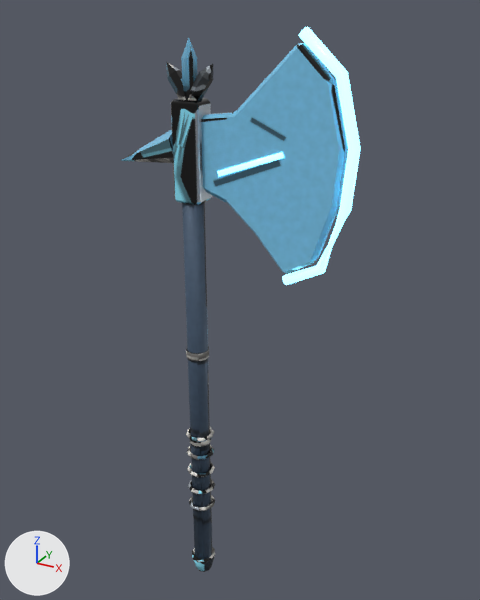
Two versions of the Blender file Blender/Weapons/Heavy/04_tundra_heavy.blend, one commit apart.
One viewpoint serves both versions: a 50 mm lens placed at (0.768, -1.187, 1.095), pointed at (0.086, 0.054, 0.474). Lighting does not change. The marker at lower left points along +X, +Y and +Z. The first picture is the older version.

Objects in the first picture: 'Weapon'.
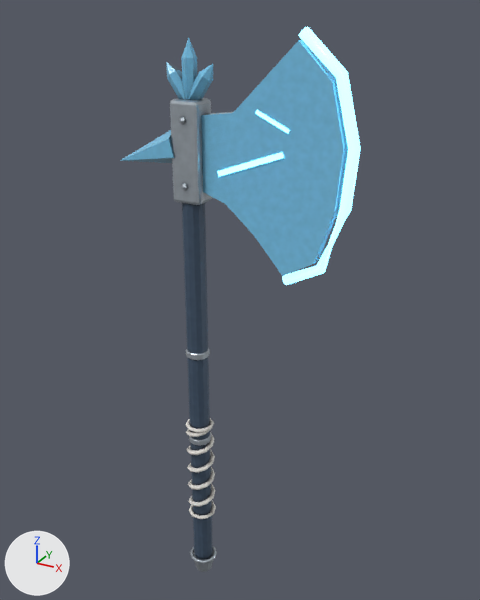
Diff of the bpy script that builds the scene:
```diff
--- a/Blender/Weapons/Heavy/04_tundra_heavy.blend.py
+++ b/Blender/Weapons/Heavy/04_tundra_heavy.blend.py
@@ me_weapon @@
 # used by ob_weapon; location = (0.0, 0.0, 0.0)
-me_weapon.from_pydata(...)  # 452 vertices, 876 faces; spans x -0.195..0.366, y -0.034..0.034, z -0.336..1.064
+me_weapon.from_pydata(...)  # 783 vertices, 1534 faces; spans x -0.195..0.366, y -0.039..0.038, z -0.336..1.064
+# me_weapon part 1: the loose piece of 40 vertices spanning x -0.036..0.036, y -0.034..0.034, z -0.115..-0.103 is moved by (0.0, 0.0, -0.027)
+# me_weapon part 2: the loose piece of 40 vertices spanning x -0.036..0.036, y -0.034..0.034, z 0.103..0.115 is moved by (0.0, 0.0, 0.027)
+# me_weapon part 3: the loose piece of 62 vertices spanning x 0.029..0.341, y -0.015..0.015, z 0.588..1.036 is rebuilt with 48 vertices and now spans x 0.029..0.341, y -0.015..0.015, z 0.584..1.042
+# me_weapon part 4: the loose piece of 20 vertices spanning x -0.027..0.027, y -0.028..0.028, z 0.331..0.351 is rebuilt with 48 vertices and now spans x -0.028..0.028, y -0.028..0.028, z 0.331..0.351
+# me_weapon part 5: the loose piece of 20 vertices spanning x -0.027..0.027, y -0.028..0.028, z 0.088..0.107 is rebuilt with 48 vertices and now spans x -0.028..0.028, y -0.028..0.028, z 0.088..0.107
+# me_weapon part 6: a new loose piece of 255 vertices spanning x -0.037..0.037, y -0.035..0.035, z -0.142..0.142, in mat_tundra_heavy_main
+# me_weapon part 7: a new loose piece of 48 vertices spanning x -0.038..0.038, y -0.038..0.038, z -0.294..-0.283, in mat_tundra_heavy_main
+# me_weapon part 8: 10 vertices moved from x -0.031..0.024, y -0.027..0.027, z -0.336..0.857 to x -0.017..0.033, y -0.029..0.029, z -0.336..0.857; 22 vertices removed from x -0.024..0.031, y -0.027..0.027, z -0.336..0.857; 88 vertices added at x -0.033..0.232, y -0.029..0.028, z -0.336..0.923
+# me_weapon part 9: 120 vertices removed from x -0.036..0.036, y -0.034..0.034, z -0.06..0.06
+# me_weapon part 10: 170 kept faces spanning x -0.195..0.366, y -0.034..0.034, z -0.336..1.064 get new texture (UV) coordinates
+# other edits to the shape of me_weapon do not show in these pictures
 me_weapon.materials.append(mat_tundra_heavy_main)
```

Pixel boxes [x1, y1, x2, y2] of what changed, in the pictures (480 x 600 px; the box of a moved part takes in the faces that stretch with it):
part 1 of me_weapon, moved or reshaped
    before: [189, 495, 215, 511]
    after: [189, 505, 216, 519]
part 2 of me_weapon, moved or reshaped
    before: [186, 427, 214, 442]
    after: [186, 418, 214, 433]
part 3 of me_weapon, rebuilt
    before: [201, 43, 348, 273]
    after: [201, 40, 348, 276]
part 4 of me_weapon, rebuilt
    before: [186, 346, 209, 361]
    after: [186, 348, 210, 360]
part 5 of me_weapon, rebuilt
    before: [190, 438, 211, 447]
    after: [189, 433, 211, 446]
part 6 of me_weapon, added
    after: [186, 425, 216, 513]
part 7 of me_weapon, added
    after: [190, 546, 217, 563]
part 8 of me_weapon, built on
    before: [182, 202, 215, 572]
    after: [170, 98, 290, 572]
part 9 of me_weapon, deleted
    before: [187, 445, 215, 494]
part 10 of me_weapon, surface changed
    both: [120, 37, 350, 570]
